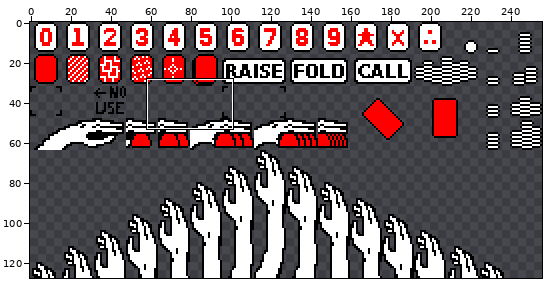
Sprite sheet -- resources/sprites/cardgame.png. Above: a wide view before the commit, with the close-up outlined.
Close-up. Before:
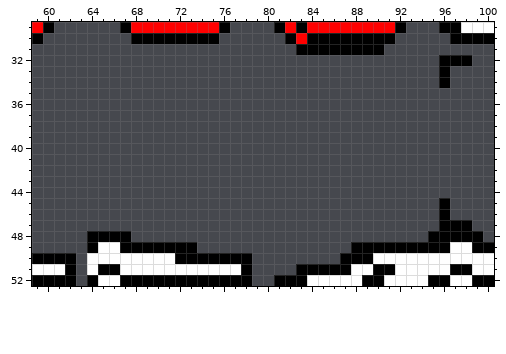
The file is 256x128 pixels. Pixels under 10% opacity are left out. Shown: x 59..100, y 29..52.
New version:
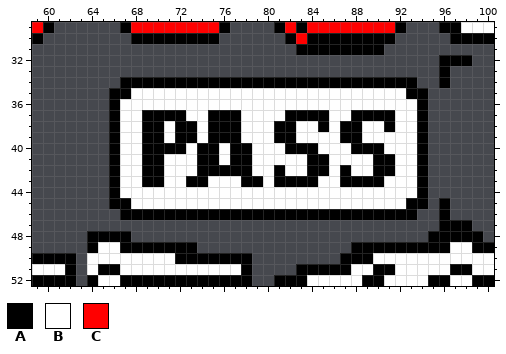
Palette (. is transparent): A #000000  B #ffffff  C #ff0000
The edit:
y 34: x 67..93 ........................... -> AAAAAAAAAAAAAAAAAAAAAAAAAAA
y 35: x 66..94 ............................. -> AABBBBBBBBBBBBBBBBBBBBBBBBBAA
y 36: x 66..94 ............................. -> ABBBBBBBBBBBBBBBBBBBBBBBBBBBA
y 37: x 66..94 ............................. -> ABBAAAABBAAABBBBAAAABBAAAABBA
y 38: x 66..94 ............................. -> ABBAABAABAAABBBAABBABAABBABBA
y 39: x 66..94 ............................. -> ABBAABAABAAABBBAABBBBAABBBBBA
y 40: x 66..94 ............................. -> ABBAAAABAABAABBBAAABBBAAABBBA
y 41: x 66..94 ............................. -> ABBAABBBAABAABBBBBAABBBBAABBA
y 42: x 66..94 ............................. -> ABBAABBBAAAAABBABBAABABBAABBA
y 43: x 66..94 ............................. -> ABBAABBAABBBAABAAAABBAAAABBBA
y 44: x 66..94 ............................. -> ABBBBBBBBBBBBBBBBBBBBBBBBBBBA
y 45: x 66..94 ............................. -> AABBBBBBBBBBBBBBBBBBBBBBBBBAA
y 46: x 67..93 ........................... -> AAAAAAAAAAAAAAAAAAAAAAAAAAA
Pixel boxes of the changes (left, top, right, bottom) in both close-ups:
added: (109, 77, 428, 220)
